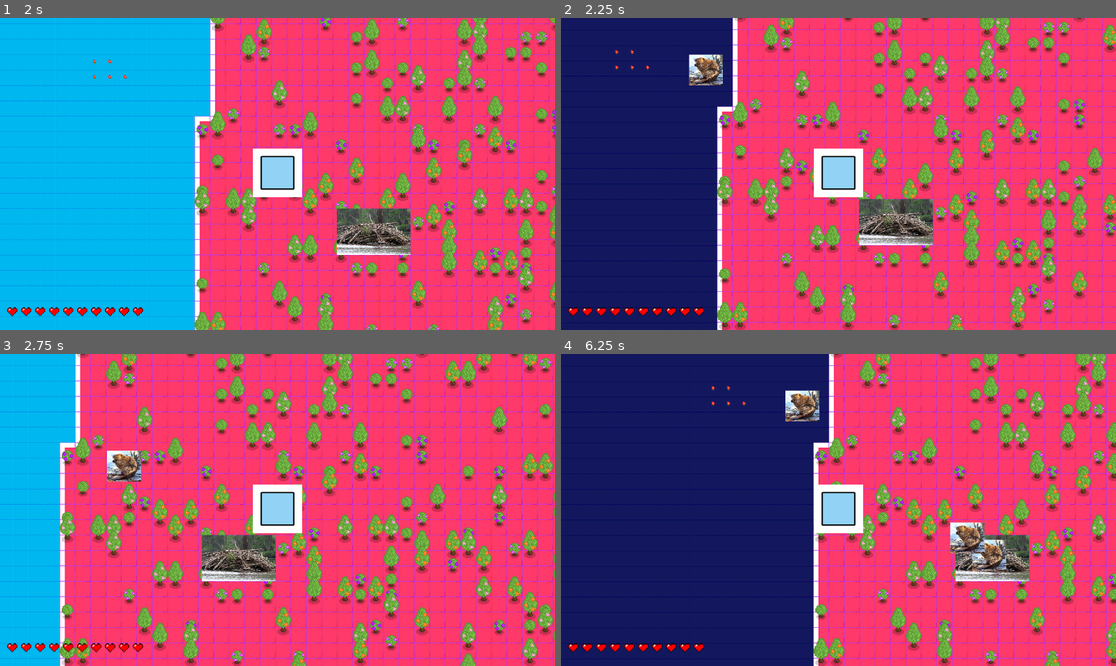
Above: before the commit, frames 1-4 (two rows, left to right).
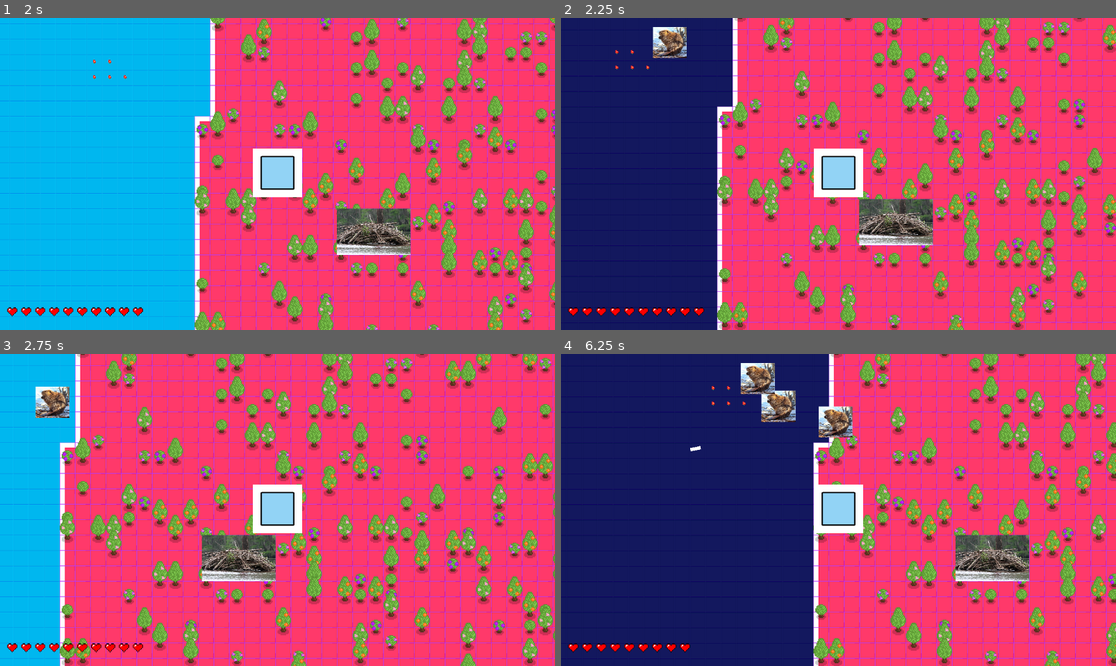
Above: after the commit, the same moments.

Repository: BigWing06/CS3-CapstoneProject
Game: Godot game, scene res://Viewport/Main.tscn
Same seed, same stepped clock (60 frames per second), same inputs: the game is played once before the commit and once after it.
Inputs:
- Up to frame 1 (2 s): hold D (move_right) 0.53-1.28 s; hold S (move_down) from 1.28 s (still down)
- Up to frame 2 (2.25 s): release S (move_down) at 2.03 s; hold D (move_right) from 2.03 s (still down)
- Up to frame 3 (2.75 s): keep holding D (move_right)
- Up to frame 4 (6.25 s): release D (move_right) at 2.78 s; hold W (move_up) 2.78-3.53 s; hold A (move_left) 3.53-5.03 s; hold S (move_down) 5.03-5.78 s; hold D (move_right) from 5.78 s (still down)

Frame 1 is identical in both runs. In frame 2, 1.2% of the frame differs, in the area x 16-30%, y 2-22%; in frame 3, 1.2%; in frame 4, 3.4%, in the area x 23-81%, y 2-96%.

Commit message:
Added in basic default attacks

Diff:
--- a/Enemy/Attacks/attacks.json
+++ b/Enemy/Attacks/attacks.json
@@ -1,18 +1,36 @@
 {
-	"laserEye":{
+	"laser_eye":{
 		"type":"ranged",
-		"cooldown":0.5,
+		"cooldown":1.5,
 		"speed":300,
 		"damage":1,
-		"lifetime":1,
-		"radius":100,
+		"lifetime":3,
+		"radius":200,
 		"projectileSprite":"res://Player/FullHeart.png",
 		"projectileSize":[25,15]
 	},
 	"claw":{
 		"type":"melee",
-		"cooldown":0.5,
+		"cooldown":1,
 		"damage":1,
 		"radius":75
-	}
+	},
+	"claw_advanced":{
+		"type":"melee",
+		"cooldown":4,
+		"damage":5,
+		"radius":75
+	},
+	"bite":{
+		"type":"melee",
+		"cooldown":1,
+		"damage":2,
+		"radius":75
+	},
+		"basic_beaver":{
+		"type":"melee",
+		"cooldown":2,
+		"damage":1,
+		"radius":75
+	},
 }
--- a/Enemy/Enemy.gd
+++ b/Enemy/Enemy.gd
@@ -21,7 +21,7 @@
 
 func _ready():
 	_enemyData = _resouceJSON
-	_update("polar_bear") #choose animal from json file
+	_update("penguin") #choose animal from json file
 	_loadNextAttack() # Loads in the first attack
 
 func _physics_process(delta):
--- a/Enemy/enemyTypes.json
+++ b/Enemy/enemyTypes.json
@@ -4,7 +4,8 @@
 		"movement":"hybrid",
 		"health":90,
 		"speed":500,
-		"drops":"wood chips"
+		"drops":"wood chips",
+		"attacks":{"basic_beaver":1}
 	},
 
 	"polar_bear":{
@@ -13,7 +14,7 @@
 		"health":220,
 		"speed":60,
 		"drops":"beaver cola",
-		"attacks":{"claw":2,"laserEye":3}
+		"attacks":{"claw":3,"claw_advanced":1}
 	},
 
 	"wolf": {
@@ -21,7 +22,8 @@
 		"movement":"playerFocused",
 		"health":4,
 		"speed":70,
-		"drops":"meat"
+		"drops":"meat",
+		"attacks":{"bite":2, "claw":1}
 	},
 
 	"penguin": {
@@ -30,6 +32,6 @@
 		"health":2,
 		"speed":150,
 		"drops":"fish",
-		"attack":"laserEye"
+		"attacks":{"laser_eye":1}
 	}
 }
